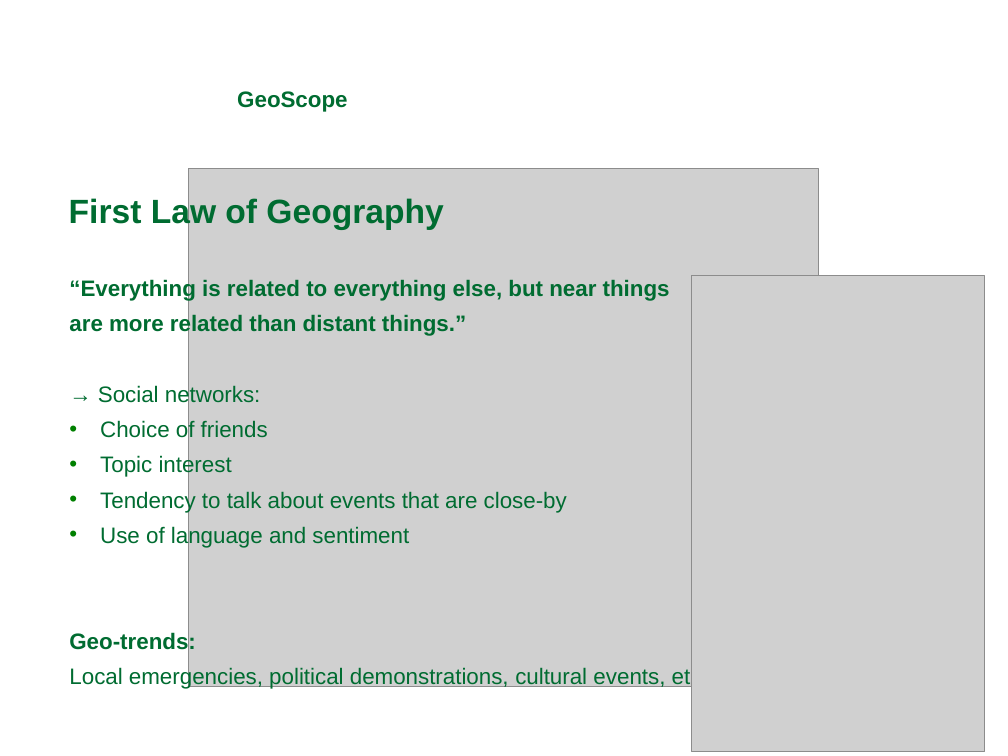
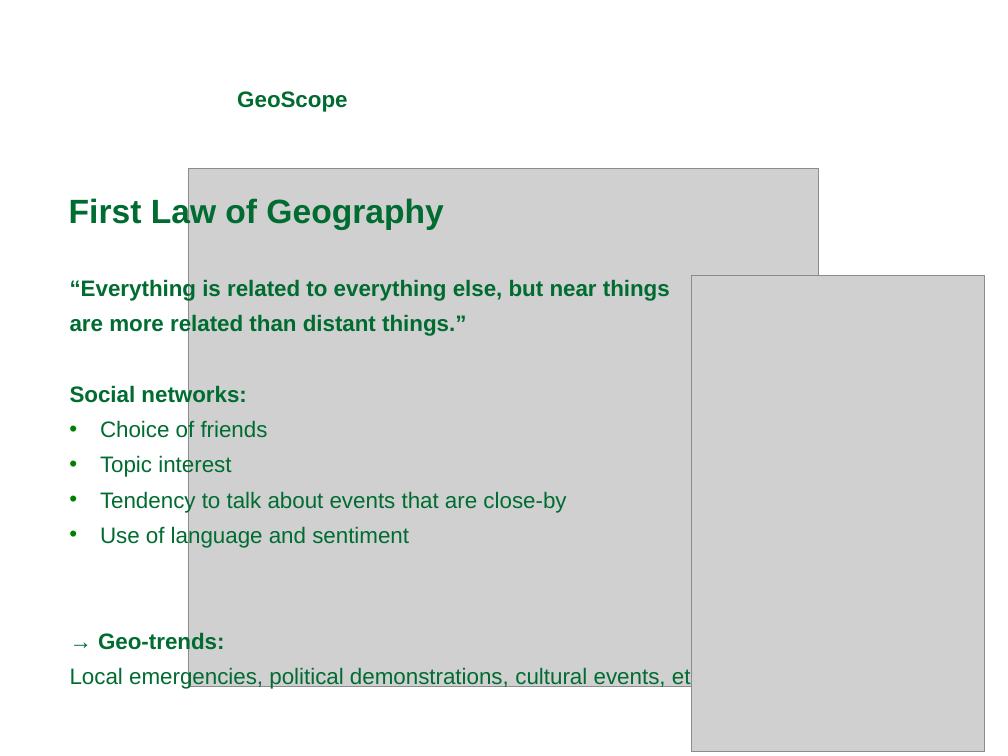
Before and after one commit to michaelprummer/datascience, a slide deck: slide 2 of GeoScope/DataScience1.ppt. Drawn at 1008x756 pixels with LibreOffice and Linux fonts; fonts in the diff are those of the drawing; grey boxes stand for pictures; background and template pictures are left out. Boxes give left, top, right and bottom in pixels: in the first picture for what was removed or moved away, otherwise in the second. Text is boxed around its words. In the diff, an @@ line names an element or a change of style, - is before the commit and + after.

```diff
--- a/GeoScope/DataScience1.ppt
+++ b/GeoScope/DataScience1.ppt
@@ text at <box>70,278,708,689</box>: indent changed @@
@@ text at <box>70,384,246,407</box>: text changed; bold on @@
-→ Social networks:
+Social networks:
@@ text at <box>98,631,225,654</box>: text changed @@
-Geo-trends:
+→ Geo-trends:
```
Also in this commit, not shown: 21 other slides changed, 1 slide added.
